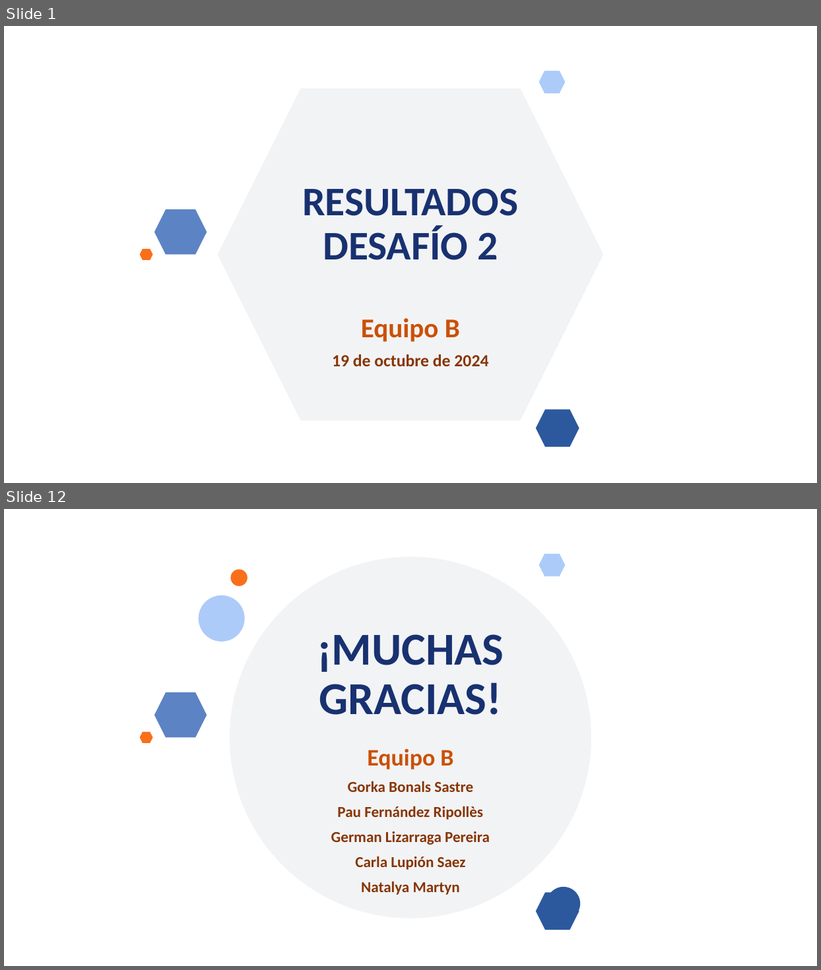
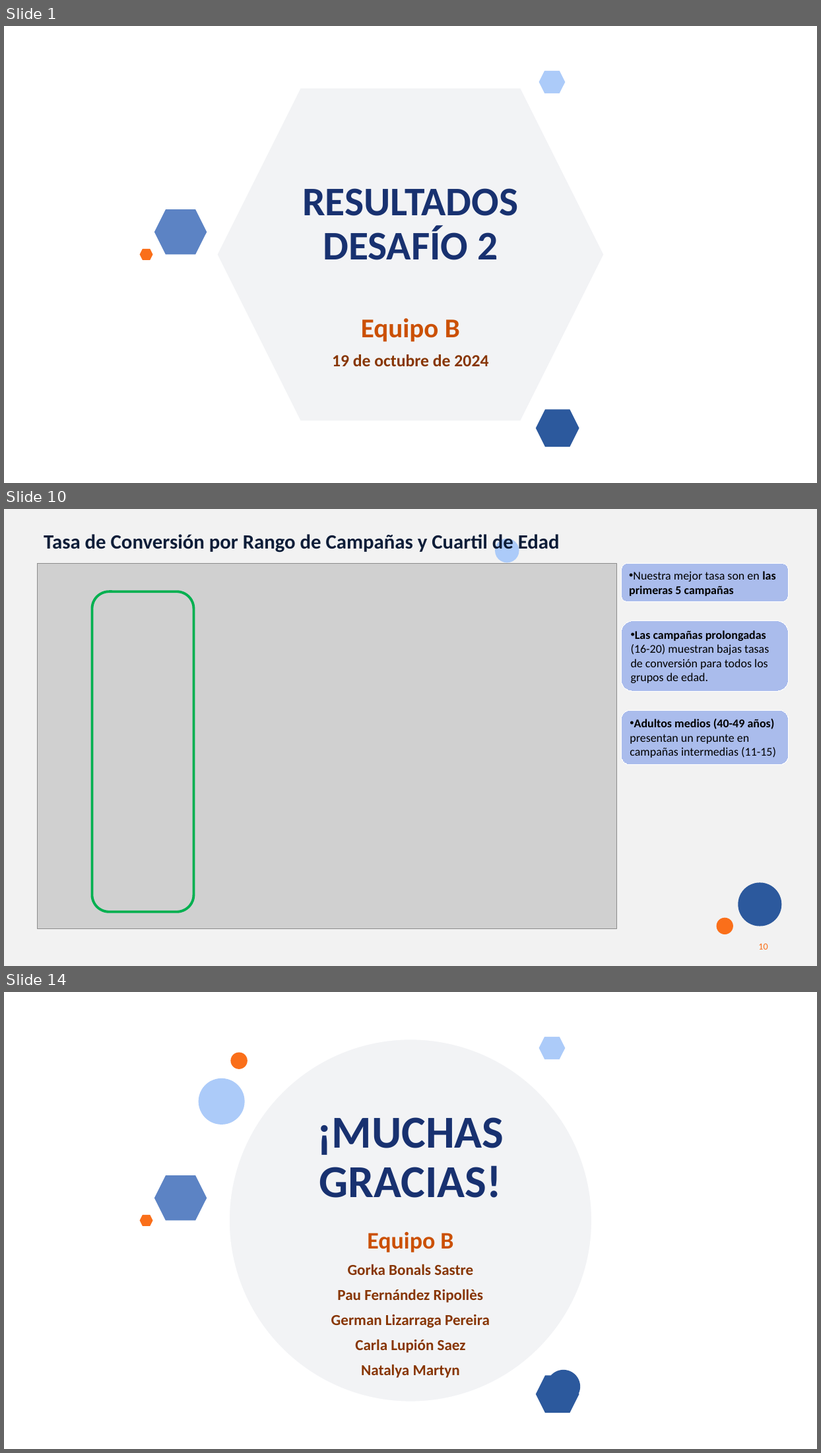
Before and after one commit to MarinaTorba/PersonalDataProrjects, a slide deck: Equip_B/results/Marketing/S2_Presentación_Marketing.pptx. Shown one above the other, each under a label of ours: slides 1 and 12 before the commit, slides 1, 10 and 14 after it; the slides between them are not shown. The pictures are 821x970 and 821x1453 pixels, drawn with LibreOffice and Linux fonts; fonts in the diff are those of the drawing; grey boxes stand for pictures; background and template pictures are left out. Boxes give left, top, right and bottom in pixels: in the first picture for what was removed or moved away, otherwise in the second. Text is boxed around its words. In the diff, an @@ line names an element or a change of style, - is before the commit and + after.

```diff
--- a/Equip_B/results/Marketing/S2_Presentación_Marketing.pptx
+++ b/Equip_B/results/Marketing/S2_Presentación_Marketing.pptx
@@ slide 10 added at (4,509,817,966), background #F2F2F2 @@
@@ text added at (44,531,560,554), 24 pt, text #0D1D38, bold @@
+Tasa de Conversión por Rango de Campañas y Cuartil de Edad
@@ ellipse added at (495,538,519,562), fill #ACCBF9 @@
@@ picture added at (38,563,617,929) @@
@@ rounded rectangle added at (621,563,789,601), fill #AABCEC, outline #FFFFFF 0.75 pt, 14 pt, text #000000 @@
+• Nuestra mejor tasa son en las primeras 5 campañas
@@ rounded rectangle added at (92,592,193,913), outline #00B050 3 pt @@
@@ rounded rectangle added at (621,621,789,691), fill #AABCEC, outline #FFFFFF 0.75 pt, 14 pt, text #000000 @@
+• Las campañas prolongadas (16-20) muestran bajas tasas de conversión para todos los grupos de edad.
@@ rounded rectangle added at (621,710,789,764), fill #AABCEC, outline #FFFFFF 0.75 pt, 14 pt, text #000000 @@
+• Adultos medios (40-49 años) presentan un repunte en campañas intermedias (11-15)
@@ ellipse added at (739,883,782,927), fill #2C599D @@
@@ ellipse added at (717,918,733,935), fill #FA6F1A @@
@@ rectangle added at (4,936,175,966), fill #F2F2F2 @@
@@ page number added at (758,944,768,950), 11 pt, text #FA6F1A @@
+10
@@ what was slide 12 is now slide 14 @@
```
Also in this commit, not shown: 10 slides changed, 1 other slide added, 2 other files.
